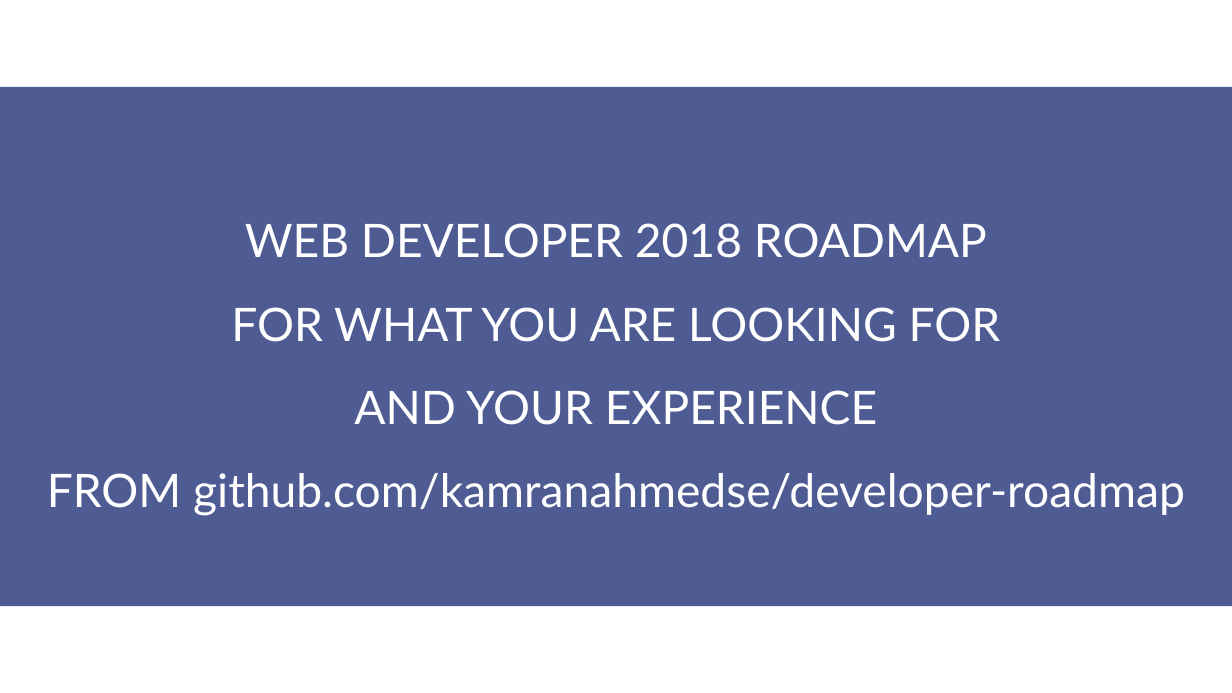
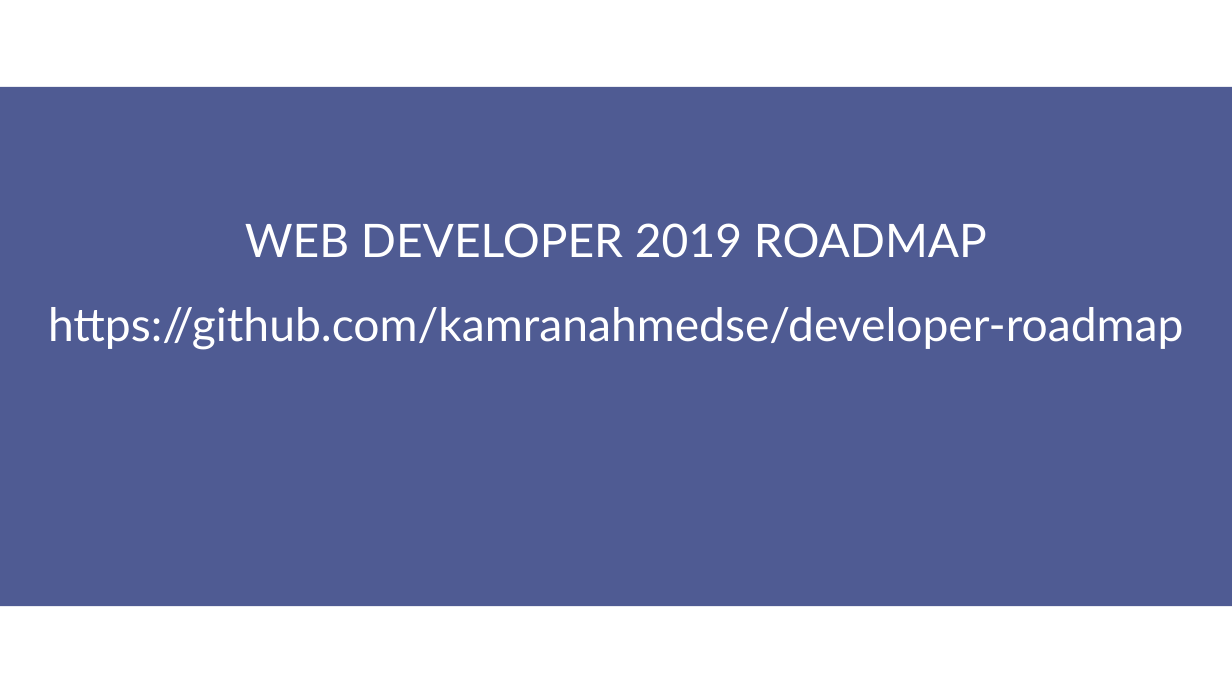
Before and after one commit to aptech-php/aptech-php-course, a slide deck: slide 5 of PHP/slides/0-PHP-Greeting.pptx (slide 6 before the commit). Drawn at 1232x693 pixels with LibreOffice and Linux fonts; fonts in the diff are those of the drawing. Boxes give left, top, right and bottom in pixels: in the first picture for what was removed or moved away, otherwise in the second. Text is boxed around its words. In the diff, an @@ line names an element or a change of style, - is before the commit and + after.

Commit message:
Updated Slide + Added web stack slide + Changed web developer roadmap + Removed some resource

```diff
--- a/PHP/slides/0-PHP-Greeting.pptx
+++ b/PHP/slides/0-PHP-Greeting.pptx
@@ text at box(48, 223, 1183, 349): text changed @@
-WEB DEVELOPER 2018 ROADMAP
-FOR WHAT YOU ARE LOOKING FOR
-AND YOUR EXPERIENCE
-FROM github.com/kamranahmedse/developer-roadmap
+WEB DEVELOPER 2019 ROADMAP
+https://github.com/kamranahmedse/developer-roadmap
```
Also in this commit, not shown: 4 other slides changed, 2 slides added, 2 slides removed, 30 other files.
